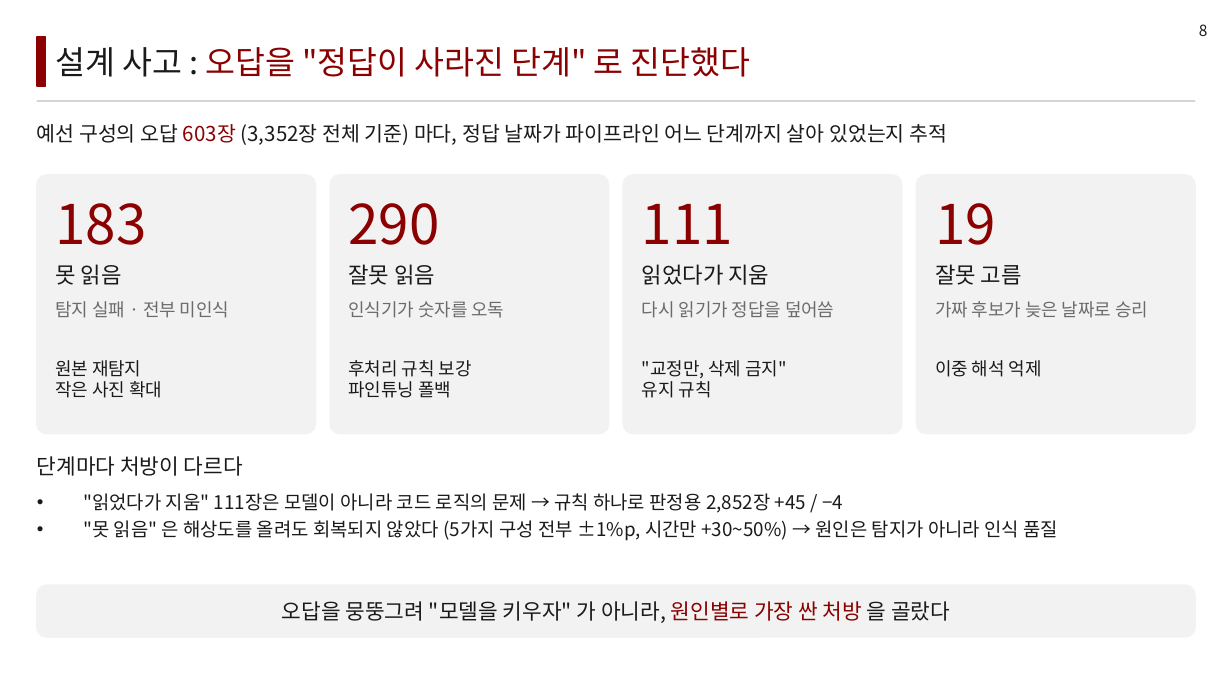
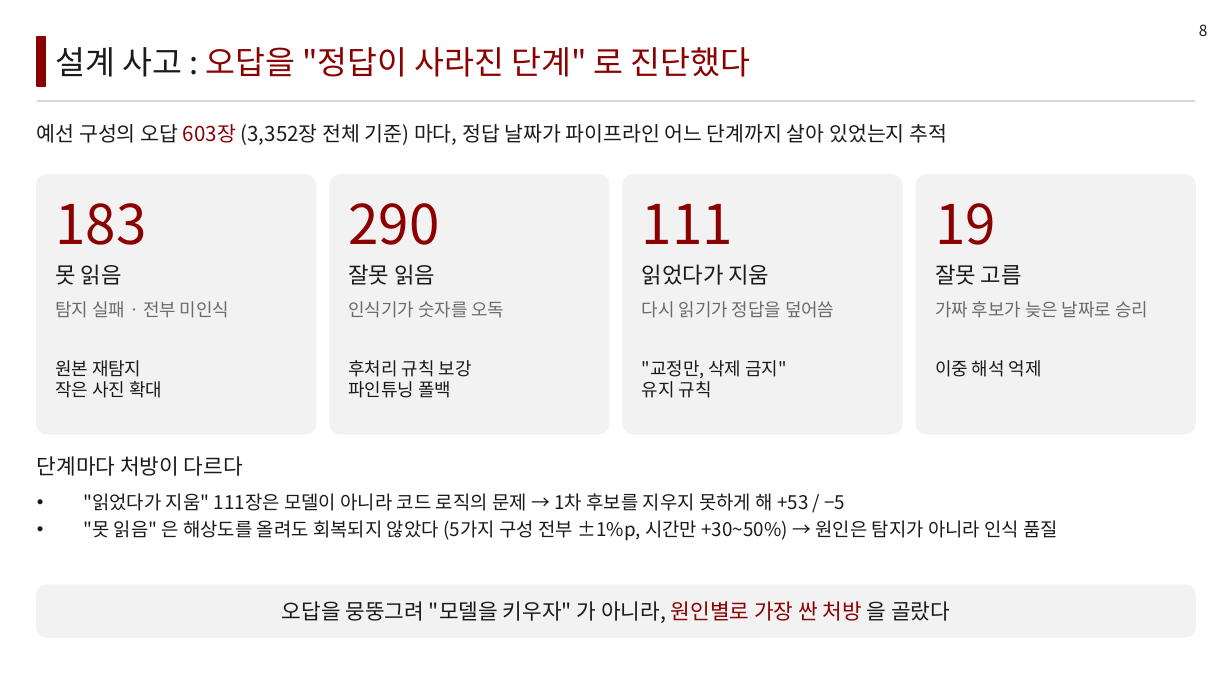
Before and after one commit to LEEbyeongchul/itda3-CODE-subway, a slide deck: slide 8 of 발표/[CODE]_서브웨이_본선발표.pptx. Drawn at 1232x693 pixels with LibreOffice and Linux fonts; fonts in the diff are those of the drawing. Boxes give left, top, right and bottom in pixels: in the first picture for what was removed or moved away, otherwise in the second. Text is boxed around its words. In the diff, an @@ line names an element or a change of style, - is before the commit and + after.

```diff
--- a/발표/[CODE]_서브웨이_본선발표.pptx
+++ b/발표/[CODE]_서브웨이_본선발표.pptx
@@ text at (83,493,845,511): text changed @@
-• "읽었다가 지움" 111장은 모델이 아니라 코드 로직의 문제 → 규칙 하나로 판정용 2,852장 +45 / −4
+• "읽었다가 지움" 111장은 모델이 아니라 코드 로직의 문제 → 1차 후보를 지우지 못하게 해 +53 / −5
```
Also in this commit, not shown: 10 other slides changed, 10 other files.
